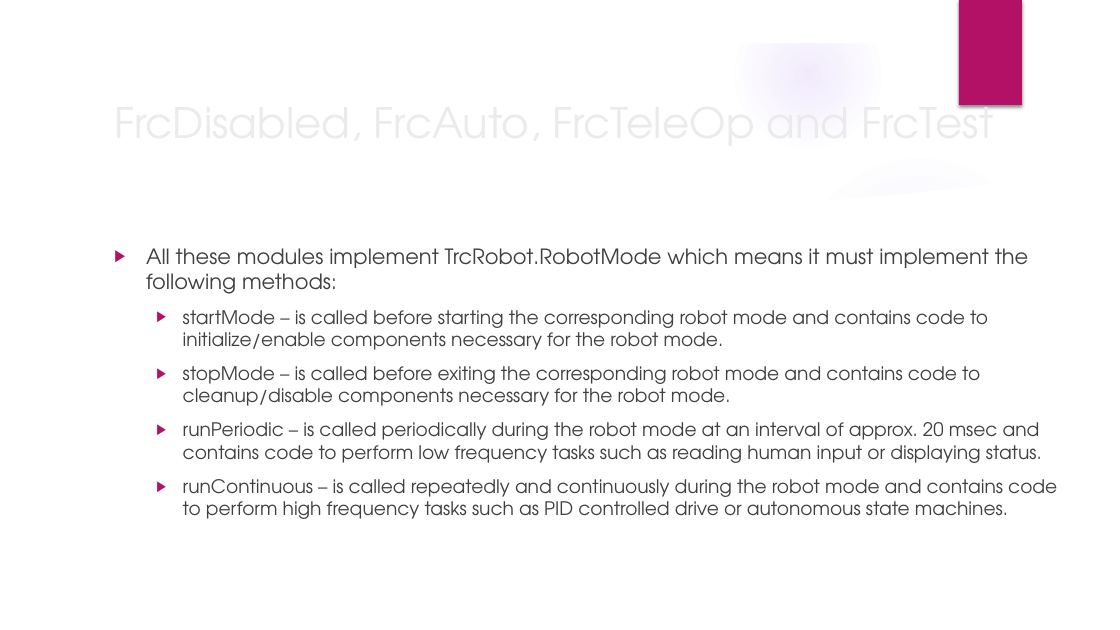
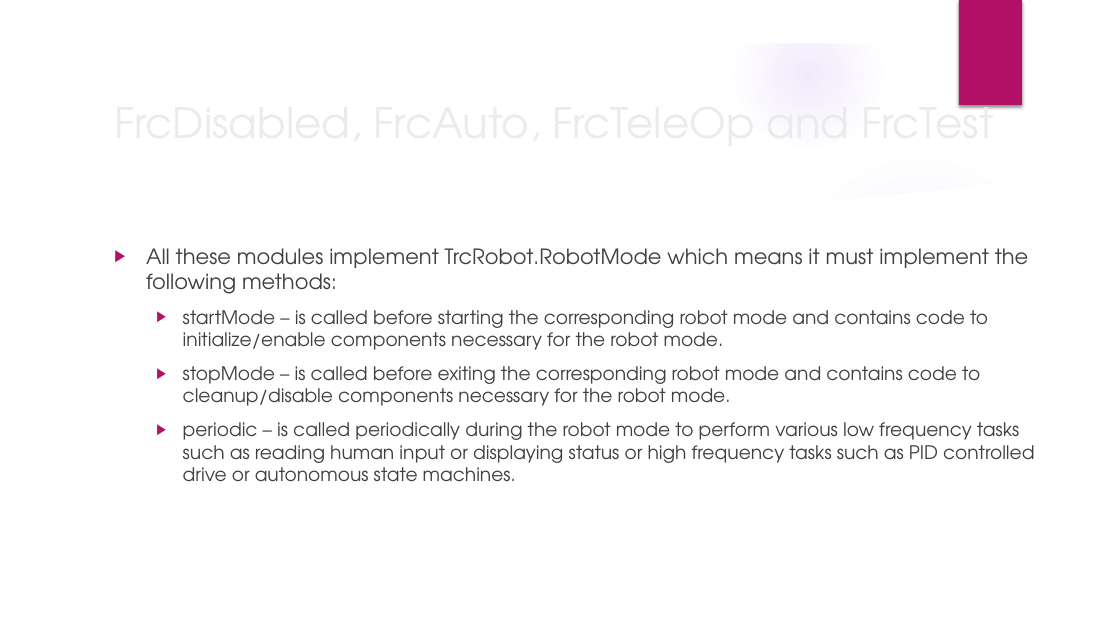
Before and after one commit to trc492/FrcProgrammingClass, a slide deck: slide 9 of Lesson1/AdvancedRoboticsLesson1.pptx. Drawn at 1120x630 pixels with LibreOffice and Linux fonts; fonts in the diff are those of the drawing; background and template pictures are left out. Boxes give left, top, right and bottom in pixels: in the first picture for what was removed or moved away, otherwise in the second. Text is boxed around its words. In the diff, an @@ line names an element or a change of style, - is before the commit and + after.

```diff
--- a/Lesson1/AdvancedRoboticsLesson1.pptx
+++ b/Lesson1/AdvancedRoboticsLesson1.pptx
@@ text at bbox=[183, 422, 1034, 482]: text changed @@
-  ▶ runPeriodic – is called periodically during the robot mode at an interval of approx. 20 msec and contains code to perform low frequency tasks such as reading human input or displaying status.
-  ▶ runContinuous – is called repeatedly and continuously during the robot mode and contains code to perform high frequency tasks such as PID controlled drive or autonomous state machines.
+  ▶ periodic – is called periodically during the robot mode to perform various low frequency tasks such as reading human input or displaying status or high frequency tasks such as PID controlled drive or autonomous state machines.
```
Also in this commit, not shown: 5 other slides changed, 6 other files.
